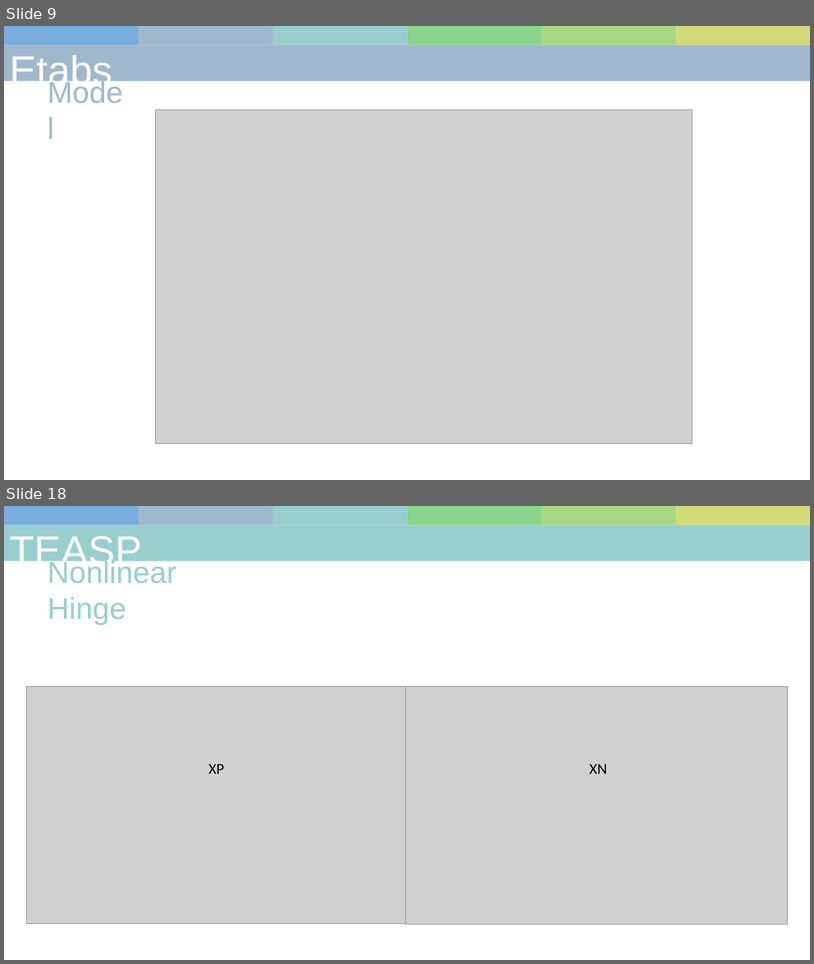
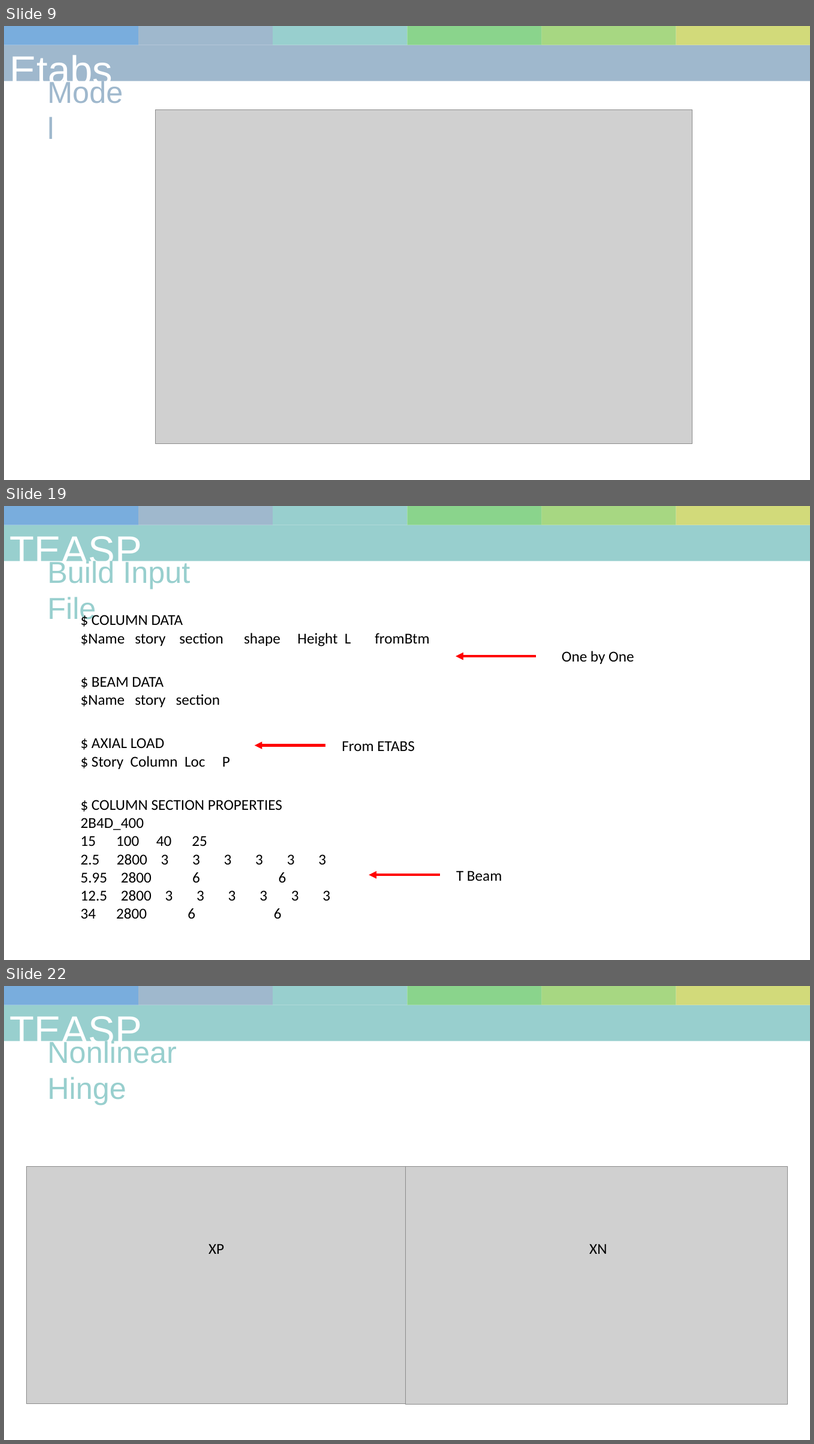
Before and after one commit to skyran1278/matlab, a slide deck: 10-pa/project/20190102.pptx. Shown one above the other, each under a label of ours: slides 9 and 18 before the commit, slides 9, 19 and 22 after it; the slides between them are not shown. The pictures are 814x964 and 814x1444 pixels, drawn with LibreOffice and Linux fonts; fonts in the diff are those of the drawing; grey boxes stand for pictures. Boxes give left, top, right and bottom in pixels: in the first picture for what was removed or moved away, otherwise in the second. Text is boxed around its words. In the diff, an @@ line names an element or a change of style, - is before the commit and + after.

```diff
--- a/10-pa/project/20190102.pptx
+++ b/10-pa/project/20190102.pptx
@@ slide 19 added at <box>4,506,810,960</box>, background #FFFFFF @@
@@ text added at <box>4,521,155,576</box>, 48 pt, text #FFFFFF @@
+TEASPA
@@ rectangle added at <box>4,506,138,525</box>, fill #79ADDD @@
@@ rectangle added at <box>138,506,273,525</box>, fill #9FB8CD @@
@@ rectangle added at <box>273,506,408,525</box>, fill #98CFCE @@
@@ rectangle added at <box>408,506,542,525</box>, fill #8AD48C @@
@@ rectangle added at <box>542,506,676,525</box>, fill #A7D782 @@
@@ rectangle added at <box>677,506,810,525</box>, fill #D2DA7A @@
@@ rectangle added at <box>4,525,810,561</box>, fill #98CFCE @@
@@ text added at <box>47,559,190,625</box>, 36 pt, text #98CFCE @@
+Build Input File
@@ text added at <box>81,615,429,646</box>, 18 pt, text #000000 @@
+$ COLUMN DATA
+$Name story section shape Height L fromBtm
@@ arrow added from (536, 656) to (456, 656), #FF0000 3 pt @@
@@ text added at <box>562,651,634,664</box>, 18 pt, text #000000 @@
+One by One
@@ text added at <box>81,676,221,707</box>, 18 pt, text #000000 @@
+$ BEAM DATA
+$Name story section
@@ text added at <box>92,738,230,769</box>, 18 pt, text #000000 @@
+$ AXIAL LOAD
+$ Story Column Loc P
@@ arrow added from (326, 745) to (255, 745), #FF0000 3 pt @@
@@ text added at <box>342,741,414,751</box>, 18 pt, text #000000 @@
+From ETABS
@@ text added at <box>81,799,299,919</box>, 18 pt, text #000000 @@
+$ COLUMN SECTION PROPERTIES
+2B4D_400
+15 100 40 25
+2.5 2800 3 3 3 3 3 3
+5.95 2800 6 6
+12.5 2800 3 3 3 3 3 3
+34 2800 6 6
@@ arrow added from (440, 874) to (369, 874), #FF0000 3 pt @@
@@ text added at <box>456,870,502,881</box>, 18 pt, text #000000 @@
+T Beam
@@ what was slide 18 is now slide 22 @@
```
Also in this commit, not shown: 11 slides changed, 4 other slides added, 2 slides removed, 5 other files.
